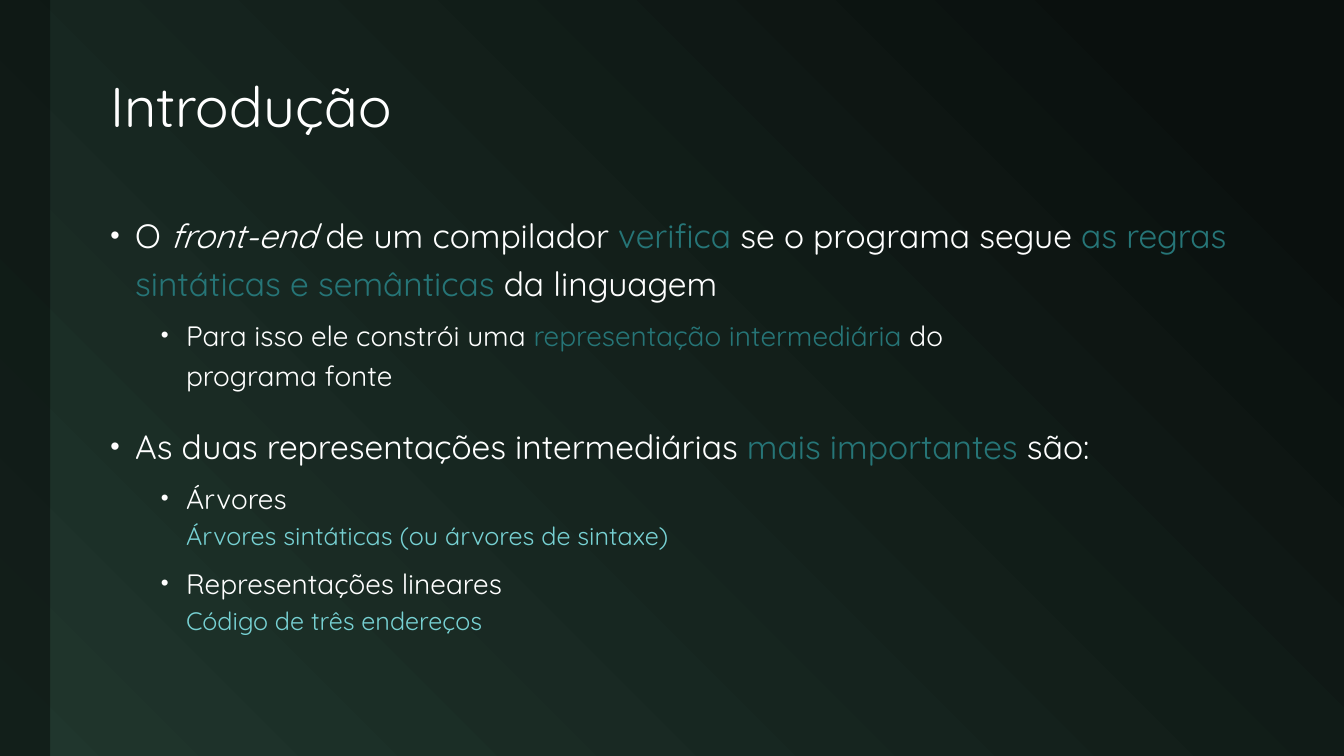
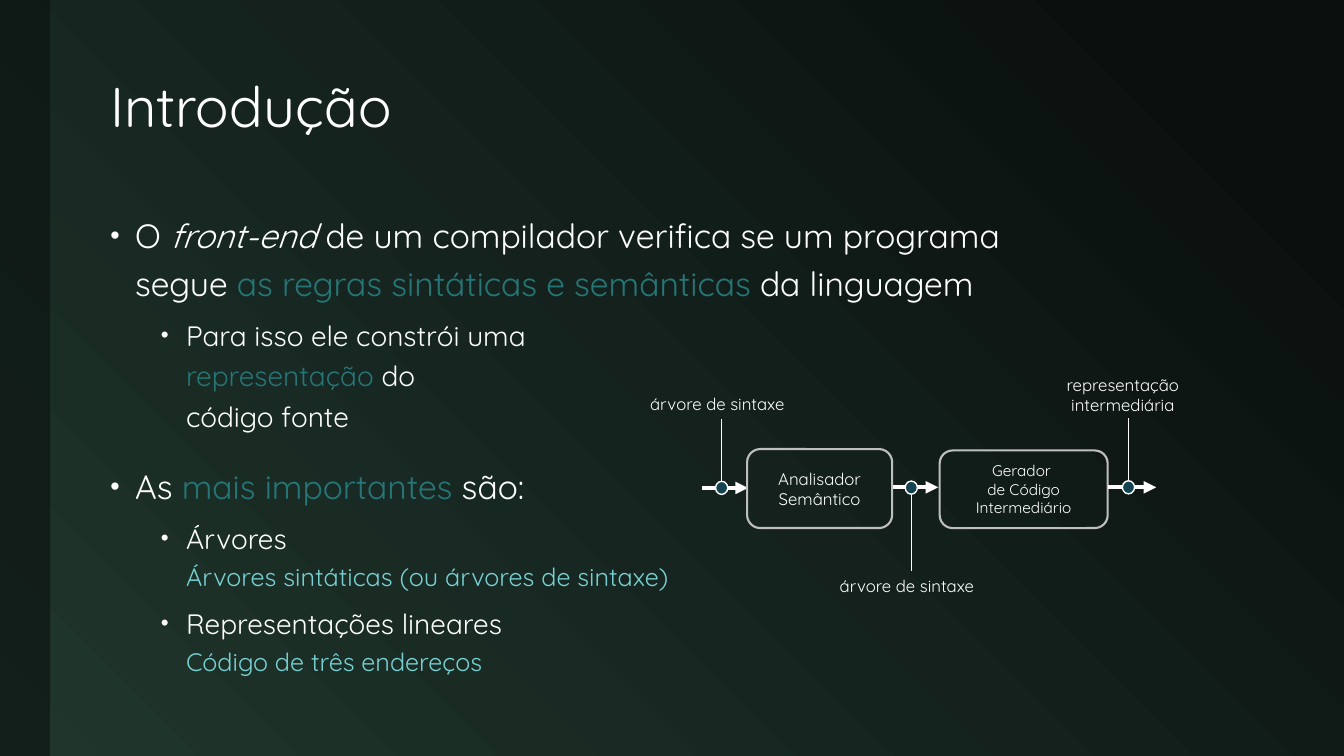
Before and after one commit to JudsonSS/Compiladores, a slide deck: slide 3 of Slides/10. Análise Semântica.pptx. Drawn at 1344x756 pixels with LibreOffice and Linux fonts; fonts in the diff are those of the drawing. Boxes give left, top, right and bottom in pixels: in the first picture for what was removed or moved away, otherwise in the second. Text is boxed around its words. In the diff, an @@ line names an element or a change of style, - is before the commit and + after.

```diff
--- a/Slides/10. Análise Semântica.pptx
+++ b/Slides/10. Análise Semântica.pptx
@@ text at (x1=135, y1=223, x2=1000, y2=506): text changed @@
-• O front-end de um compilador verifica se o programa segue as regras sintáticas e semânticas da linguagem
-  • Para isso ele constrói uma representação intermediária do
-    programa fonte
-• As duas representações intermediárias mais importantes são:
+• O front-end de um compilador verifica se um programa
+  segue as regras sintáticas e semânticas da linguagem
+  • Para isso ele constrói uma
+    representação do
+    código fonte
+• As mais importantes são:
@@ group added at (x1=650, y1=379, x2=1179, y2=592): 3 texts, 3 arrows, 3 lines, 3 ellipses, 2 rounded rectangles @@
+árvore de sintaxe
+Analisador
+Semântico
+Gerador
+de Código Intermediário
+árvore de sintaxe
+representação
+intermediária
```
Also in this commit, not shown: 19 other slides changed, 1 slide added, 20 other files.
